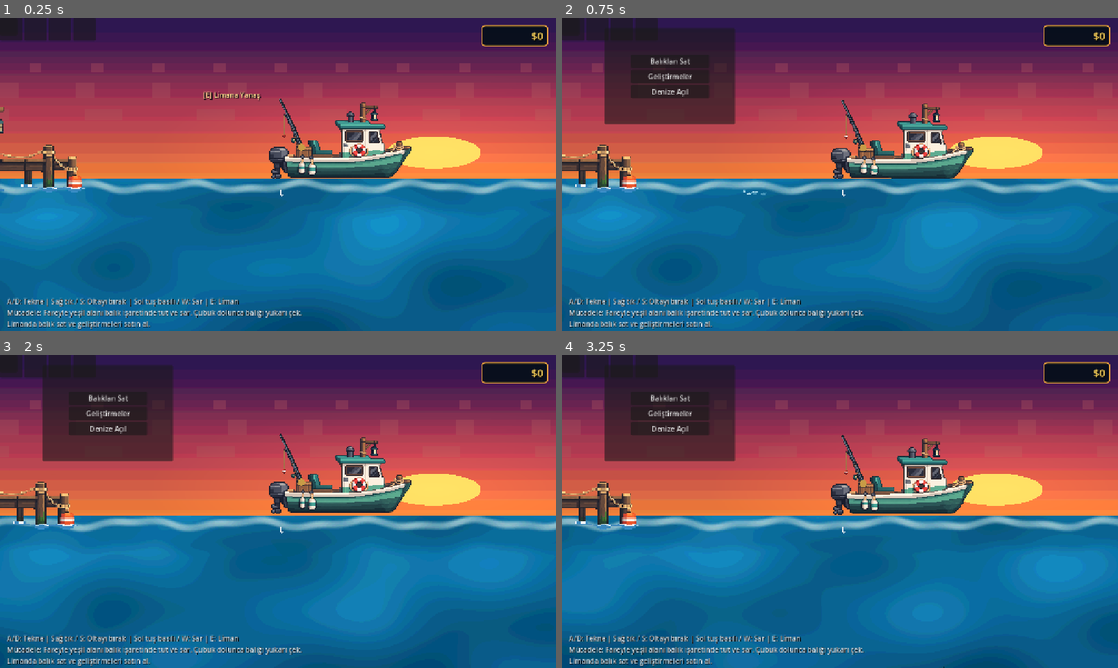
Above: before the commit, frames 1-4 (two rows, left to right).
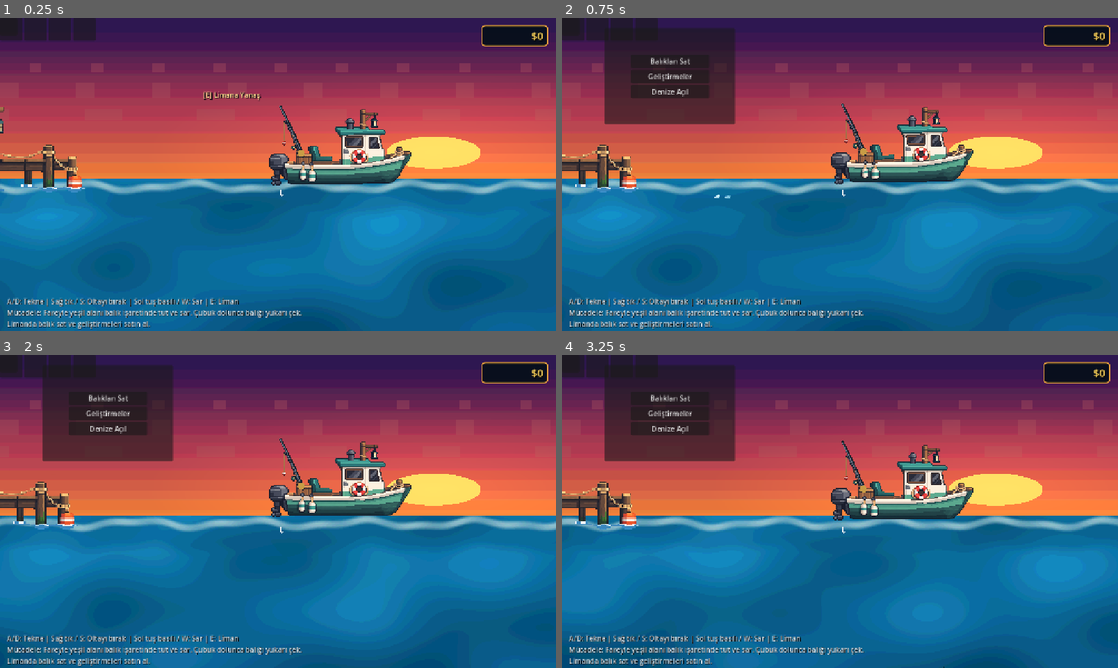
Above: after the commit, the same moments.

Repository: mirackayademir/TinyFisher
Game: Godot game, scene res://scenes/world.tscn
Same seed, same stepped clock (60 frames per second), same inputs: the game is played once before the commit and once after it.
Inputs (mouse positions are in pixels of both pictures, inside the frame that each line leads up to):
- Up to frame 1 (0.25 s): no input
- Up to frame 2 (0.75 s): move the mouse to (962, 158) at 0.52 s; hold D (move_right) from 0.53 s (still down); tap E (dock) at 0.6 s; click (962, 158) at 0.67 s
- Up to frame 3 (2 s): move the mouse to (166, 527) at 1.27 s; release D (move_right) at 1.28 s; hold S from 1.28 s (still down); tap E (dock) at 1.35 s
- Up to frame 4 (3.25 s): move the mouse to (895, 442) at 2.02 s; release S at 2.03 s; hold D (move_right) 2.03-2.78 s; tap E (dock) at 2.1, 2.85 s; move the mouse to (812, 574) at 2.77 s; hold W from 2.78 s (still down); click (812, 574) at 2.92 s

The runs differ from the first frame. In frame 1, 3.4% of the frame differs, in the area x 48-74%, y 25-54%; in frame 2, 2.8%; in frame 3, 2.8%; in frame 4, 3.3%.

Commit message:
Tighten boat wake and improve wave bobbing

Diff:
--- a/scenes/boat.gd
+++ b/scenes/boat.gd
@@ -2,7 +2,7 @@
 
 @export var speed: float = 220.0
 @export var speed_per_level: float = 35.0
-@export var min_world_x: float = 220.0
+@export var min_world_x: float = 470.0
 
 @export var rod_rest_rotation: float = 0.0
 @export var rod_reel_rotation: float = -0.16
@@ -25,8 +25,25 @@
 
 
 func _ready() -> void:
+	# Tekneyi su çizgisine biraz daha oturt.
+	boat_visual.position.y += 11.0
+	rod_pivot.position.y += 11.0
 	_boat_visual_base_position = boat_visual.position
 	_rod_base_position = rod_pivot.position
+
+	# Köpük artık dünya üzerinde geride kalmaz; kıçın hemen altında tekneyle birlikte akar.
+	wake_particles.local_coords = true
+	wake_trail.local_coords = true
+	wake_particles.lifetime = 0.34
+	wake_trail.lifetime = 0.52
+	wake_particles.amount = 22
+	wake_trail.amount = 16
+	wake_particles.initial_velocity_min = 18.0
+	wake_particles.initial_velocity_max = 42.0
+	wake_trail.initial_velocity_min = 8.0
+	wake_trail.initial_velocity_max = 22.0
+	wake_particles.gravity = Vector2(0.0, 8.0)
+	wake_trail.gravity = Vector2(0.0, 3.0)
 	wake_particles.emitting = false
 	wake_trail.emitting = false
 
@@ -40,7 +57,7 @@
 		velocity.y = 0.0
 		move_and_slide()
 
-	# Limanın içine girme; sağ taraftaki yanaşma/geliştirme noktasında dur.
+	# Limanın içine girme; sadece sağdaki yanaşma/geliştirme noktasına kadar yaklaş.
 	if global_position.x < min_world_x:
 		global_position.x = min_world_x
 		if velocity.x < 0.0:
@@ -53,12 +70,17 @@
 
 func _update_surface_motion(delta: float) -> void:
 	_sea_time += delta
-	var bob := sin(_sea_time * 2.15) * 3.2 + sin(_sea_time * 1.12 + 0.7) * 1.4
-	var tilt := sin(_sea_time * 1.65) * 0.008
+
+	# İki farklı dalga tekneyi yukarı-aşağı taşır; yatay hareket ederken faz da değişir.
+	var wave_a := sin(_sea_time * 1.72 + global_position.x * 0.018) * 5.2
+	var wave_b := sin(_sea_time * 1.08 + global_position.x * 0.043 + 0.8) * 2.2
+	var bob := wave_a + wave_b
+	var tilt := cos(_sea_time * 1.72 + global_position.x * 0.018) * 0.014
+	var speed_tilt := clampf(velocity.x / maxf(speed, 1.0), -1.0, 1.0) * 0.006
 
 	boat_visual.position = _boat_visual_base_position + Vector2(0.0, bob)
-	boat_visual.rotation = tilt
-	rod_pivot.position.y = _rod_base_position.y + bob * 0.85
+	boat_visual.rotation = tilt + speed_tilt
+	rod_pivot.position.y = _rod_base_position.y + bob * 0.88
 
 
 func _update_wake() -> void:
@@ -70,21 +92,21 @@
 		return
 
 	var movement_sign := signf(velocity.x)
-	var speed_ratio := clampf(absf(velocity.x) / maxf(speed, 1.0), 0.35, 1.0)
-	var foam_y := 40.0 + sin(_sea_time * 2.2) * 1.5
+	var speed_ratio := clampf(absf(velocity.x) / maxf(speed, 1.0), 0.30, 1.0)
+	var foam_y := 49.0 + sin(_sea_time * 3.0) * 1.2
 
-	wake_particles.direction = Vector2(-movement_sign, 0.04)
-	wake_trail.direction = Vector2(-movement_sign, 0.02)
-	wake_particles.speed_scale = lerpf(0.72, 1.08, speed_ratio)
-	wake_trail.speed_scale = lerpf(0.65, 1.0, speed_ratio)
+	wake_particles.direction = Vector2(-movement_sign, 0.02)
+	wake_trail.direction = Vector2(-movement_sign, 0.015)
+	wake_particles.speed_scale = lerpf(0.75, 1.05, speed_ratio)
+	wake_trail.speed_scale = lerpf(0.70, 0.95, speed_ratio)
 
-	# Kaynak teknenin kıçına yakın. Parçacıklar artık teknenin çok gerisinden başlamaz.
+	# Köpük doğrudan kıçın altından başlar; uzun boşluk oluşmaz.
 	if movement_sign > 0.0:
-		wake_particles.position = Vector2(168.0, foam_y)
-		wake_trail.position = Vector2(184.0, foam_y + 3.0)
+		wake_particles.position = Vector2(76.0, foam_y)
+		wake_trail.position = Vector2(94.0, foam_y + 2.0)
 	else:
-		wake_particles.position = Vector2(812.0, foam_y)
-		wake_trail.position = Vector2(795.0, foam_y + 3.0)
+		wake_particles.position = Vector2(904.0, foam_y)
+		wake_trail.position = Vector2(886.0, foam_y + 2.0)
 
 
 func _update_rod_pose(delta: float) -> void:
